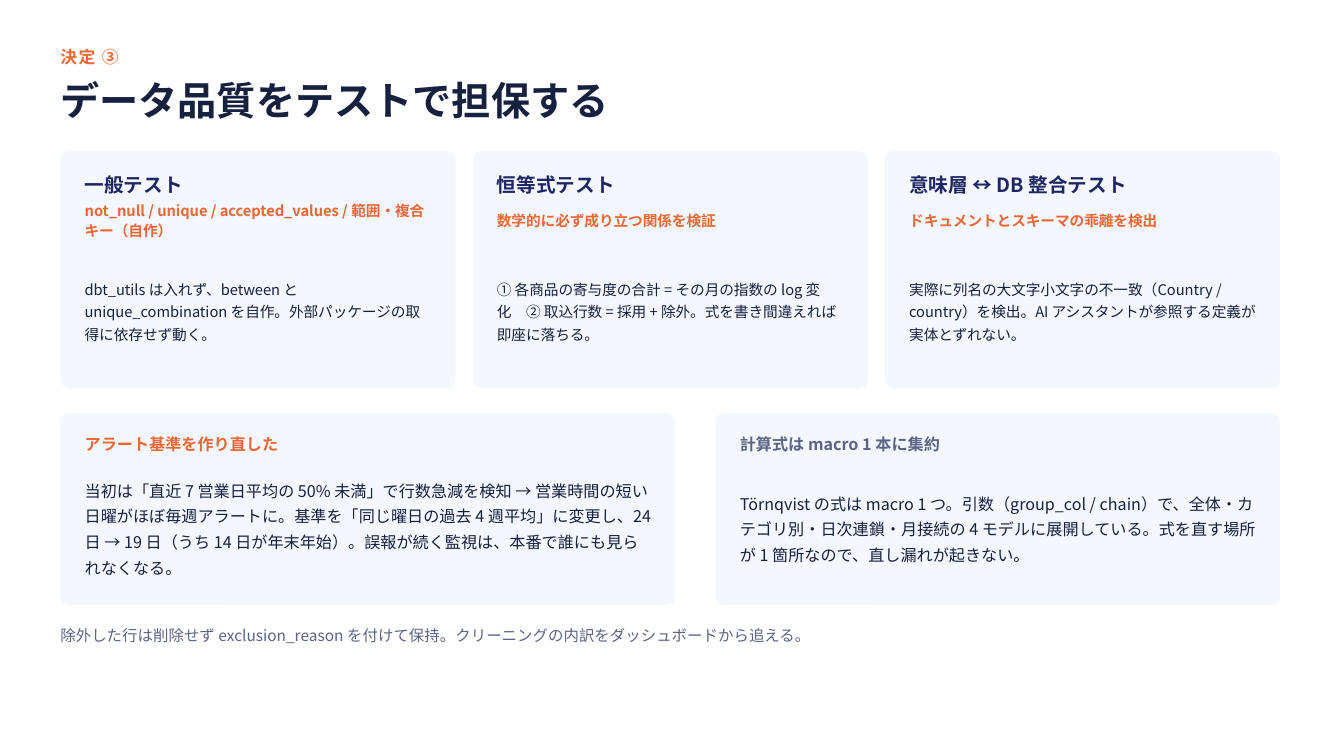
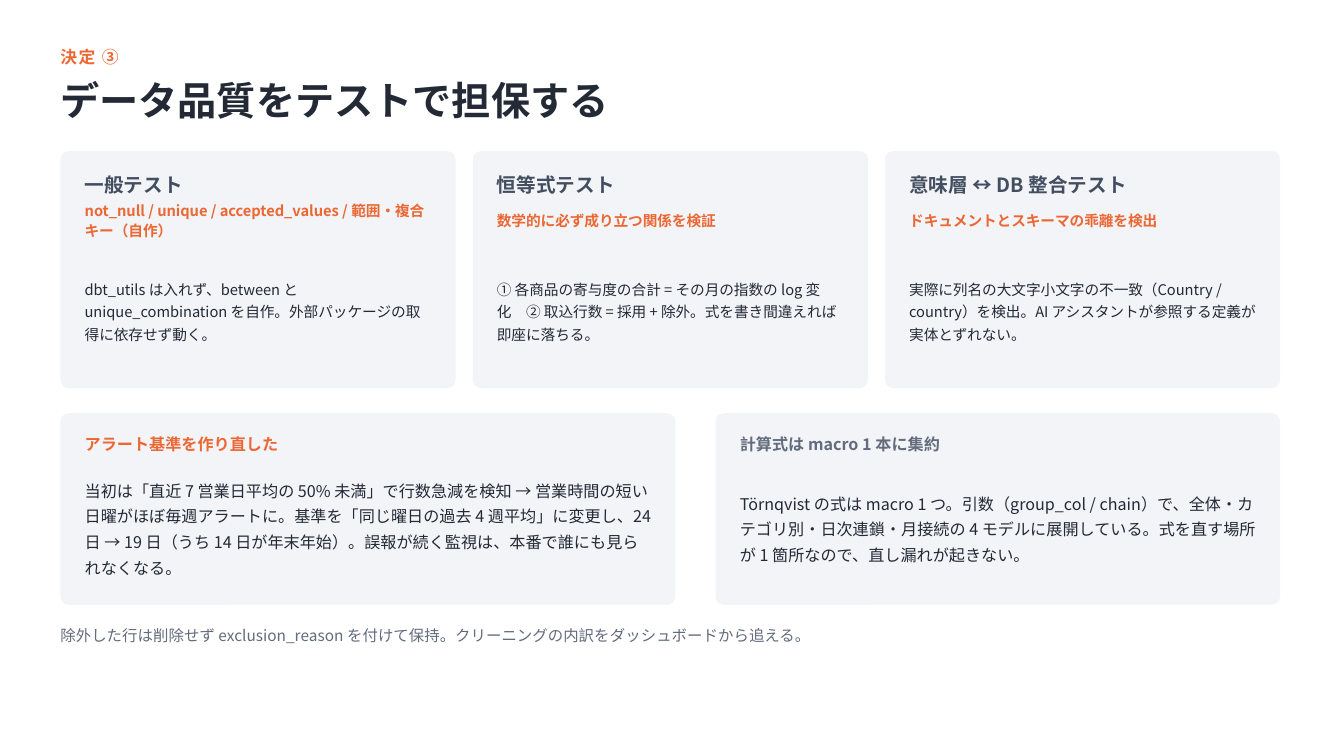
Before and after one commit to Calista0429/mini-nowcast, a slide deck: slide 4 of docs/mini-nowcast-engineering.pptx. Drawn at 1344x756 pixels with LibreOffice and Linux fonts; fonts in the diff are those of the drawing. Boxes give left, top, right and bottom in pixels: in the first picture for what was removed or moved away, otherwise in the second. Text is boxed around its words. In the diff, an @@ line names an element or a change of style, - is before the commit and + after.

```diff
--- a/docs/mini-nowcast-engineering.pptx
+++ b/docs/mini-nowcast-engineering.pptx
@@ text colour #1E2761 to #434E60 in 3 elements at (x1=85, y1=175, x2=183, y2=194), (x1=497, y1=175, x2=615, y2=194), (x1=909, y1=175, x2=1127, y2=194) @@
@@ fill #F4F7FD to #F2F4F7 in 4 elements at (x1=60, y1=151, x2=456, y2=388), (x1=473, y1=151, x2=868, y2=388), (x1=885, y1=151, x2=1280, y2=388), (x1=716, y1=413, x2=1280, y2=605) @@
@@ text colour #16203F to #232A36 in 4 elements at (x1=85, y1=283, x2=421, y2=341), (x1=497, y1=282, x2=836, y2=341), (x1=909, y1=282, x2=1256, y2=341), (x1=740, y1=496, x2=1256, y2=563) @@
@@ text "除外した行は削除せず exclusion_reason を付けて保持。クリーニングの内訳をダッシュボードから追える。" at (x1=60, y1=628, x2=810, y2=643): text colour #5B6485 to #636C7C @@
```
Also in this commit, not shown: 5 other slides changed, 3 other files.
